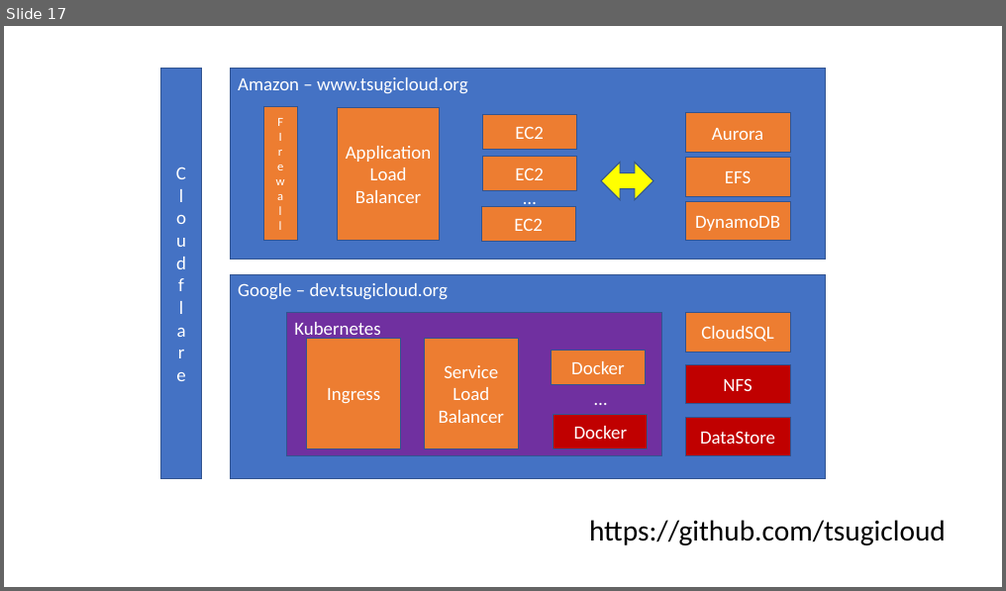
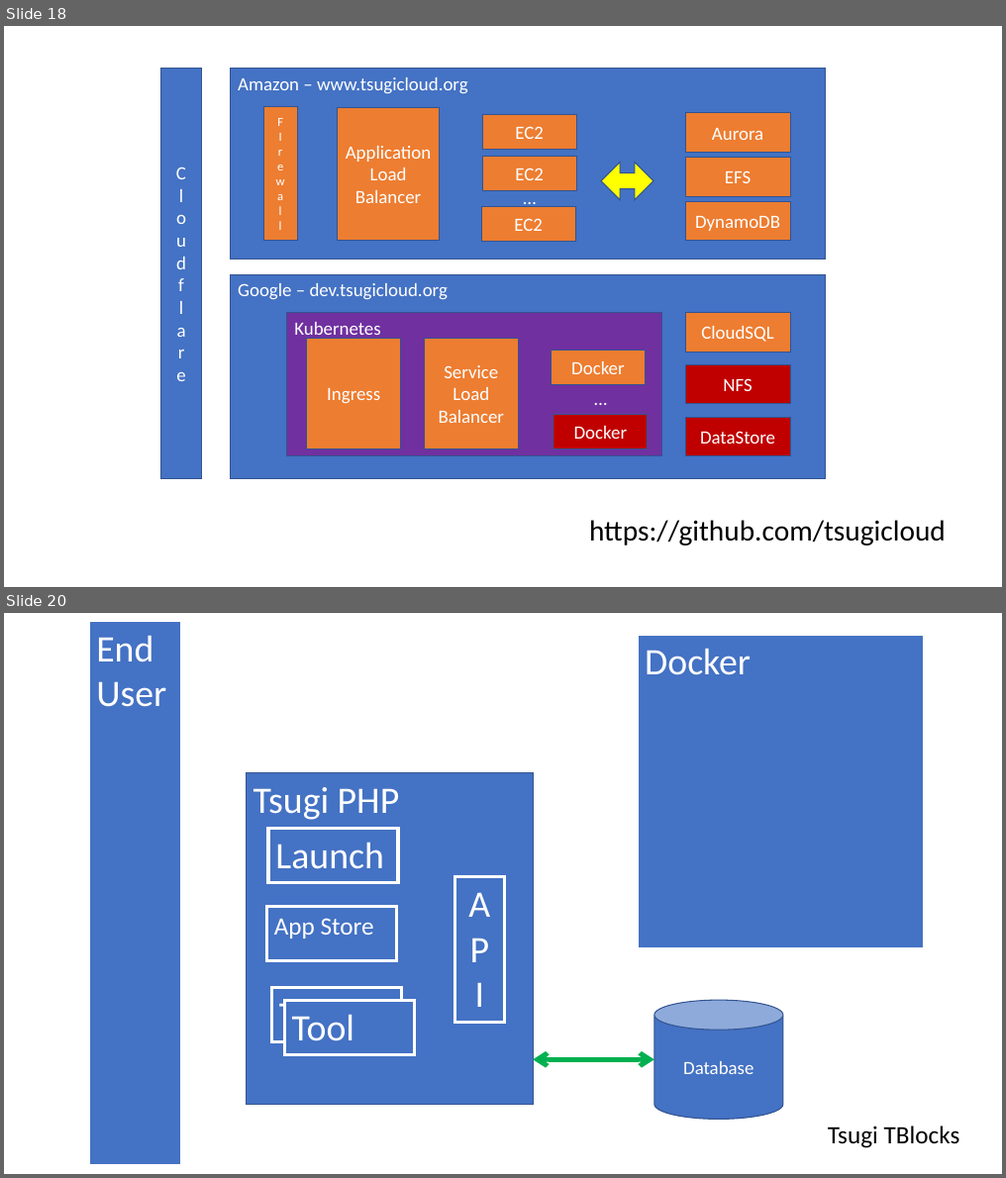
Before and after one commit to csev/talks, a slide deck: 2018/2018-05-Tsugi-Tech.pptx. Shown one above the other, each under a label of ours: slide 17 before the commit, slides 18 and 20 after it; the slides between them are not shown. The pictures are 1006x591 and 1006x1178 pixels, drawn with LibreOffice and Linux fonts; fonts in the diff are those of the drawing. Boxes give left, top, right and bottom in pixels: in the first picture for what was removed or moved away, otherwise in the second. Text is boxed around its words. In the diff, an @@ line names an element or a change of style, - is before the commit and + after.

```diff
--- a/2018/2018-05-Tsugi-Tech.pptx
+++ b/2018/2018-05-Tsugi-Tech.pptx
@@ slide 20 added at (4,613,1002,1174), background #FFFFFF @@
@@ rectangle added at (89,621,181,1166), fill #4472C4, outline #FFFFFF 3 pt, 36 pt, text #FFFFFF @@
+End
+User
@@ rectangle added at (638,634,925,950), fill #4472C4, outline #FFFFFF 3 pt, 36 pt, text #FFFFFF @@
+Docker
@@ rectangle added at (246,772,534,1105), fill #4472C4, outline #325491 1 pt, 36 pt, text #FFFFFF @@
+Tsugi PHP
@@ rectangle added at (268,829,398,883), fill #4472C4, outline #FFFFFF 3 pt, 36 pt, text #FFFFFF @@
+Launch
@@ rectangle added at (454,876,504,1022), fill #4472C4, outline #FFFFFF 3 pt, 36 pt, text #FFFFFF @@
+A
+P
+I
@@ rectangle added at (266,906,396,961), fill #4472C4, outline #FFFFFF 3 pt, 24 pt, text #FFFFFF @@
+App Store
@@ rectangle added at (272,988,402,1043), fill #4472C4, outline #FFFFFF 3 pt, 36 pt, text #FFFFFF @@
+Tool
@@ rectangle added at (285,1000,414,1055), fill #4472C4, outline #FFFFFF 3 pt, 36 pt, text #FFFFFF @@
+Tool
@@ cylinder added at (654,1000,783,1119), fill #4472C4, outline #325491 1 pt, 18 pt, text #FFFFFF @@
+Database
@@ double arrow added from (534, 1059) to (654, 1059), #00B050 4.5 pt @@
@@ text added at (828,1126,960,1149), 24 pt, text #000000 @@
+Tsugi TBlocks
@@ what was slide 17 is now slide 18 @@
```
Also in this commit, not shown: 3 slides changed, 3 other slides added, 2 other files.
